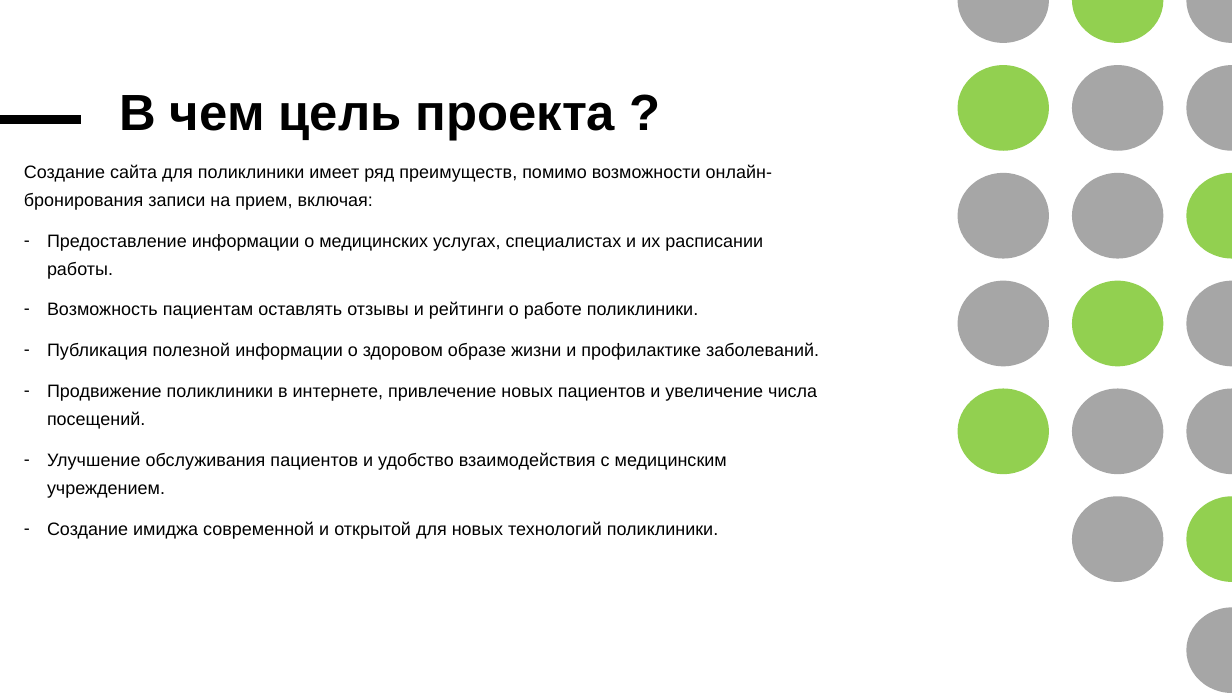
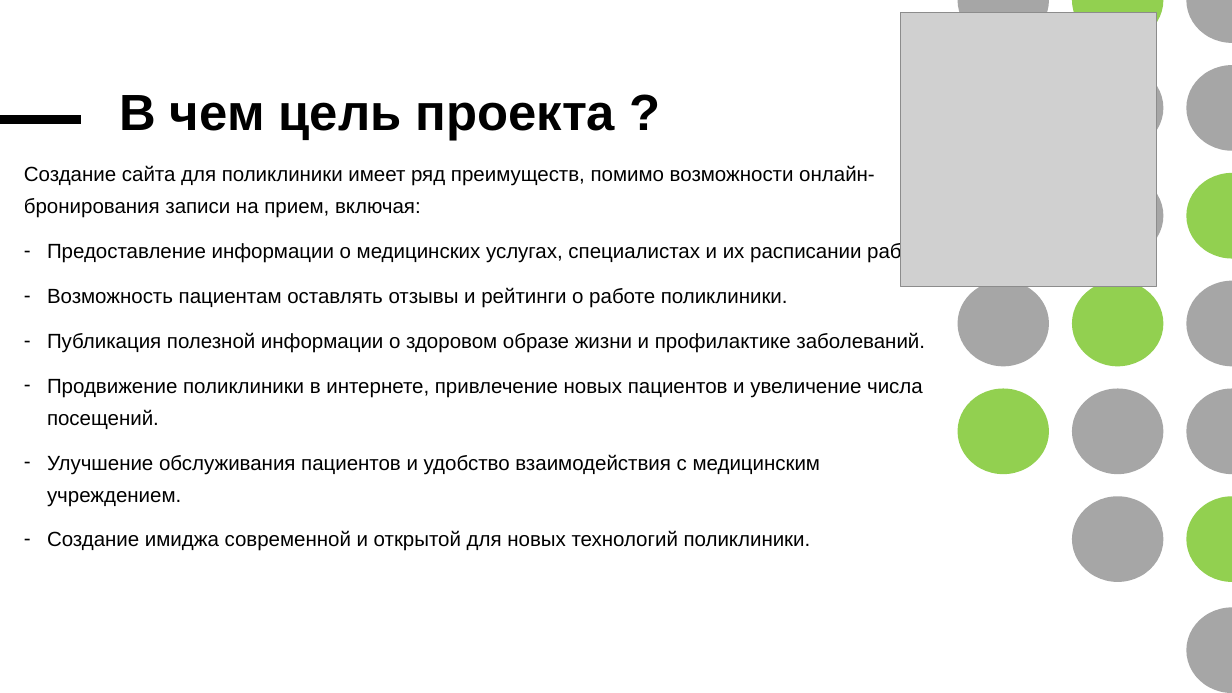
Before and after one commit to sa1kri/Kompas-v19, a slide deck: slide 3 of Презентация 15.pptx. Drawn at 1232x693 pixels with LibreOffice and Linux fonts; fonts in the diff are those of the drawing; grey boxes stand for pictures. Boxes give left, top, right and bottom in pixels: in the first picture for what was removed or moved away, otherwise in the second. Text is boxed around its words. In the diff, an @@ line names an element or a change of style, - is before the commit and + after.

```diff
--- a/Презентация 15.pptx
+++ b/Презентация 15.pptx
@@ picture added at [900, 12, 1156, 287] @@
@@ ellipse removed at [958, 65, 1049, 151] @@
@@ text "Создание сайта для поликлиники имеет ..." at [24, 165, 942, 551]: size 14 to 16 pt @@
@@ ellipse removed at [958, 173, 1049, 259] @@
```
Also in this commit, not shown: 7 other slides changed, 3 slides added, 1 slide removed.
